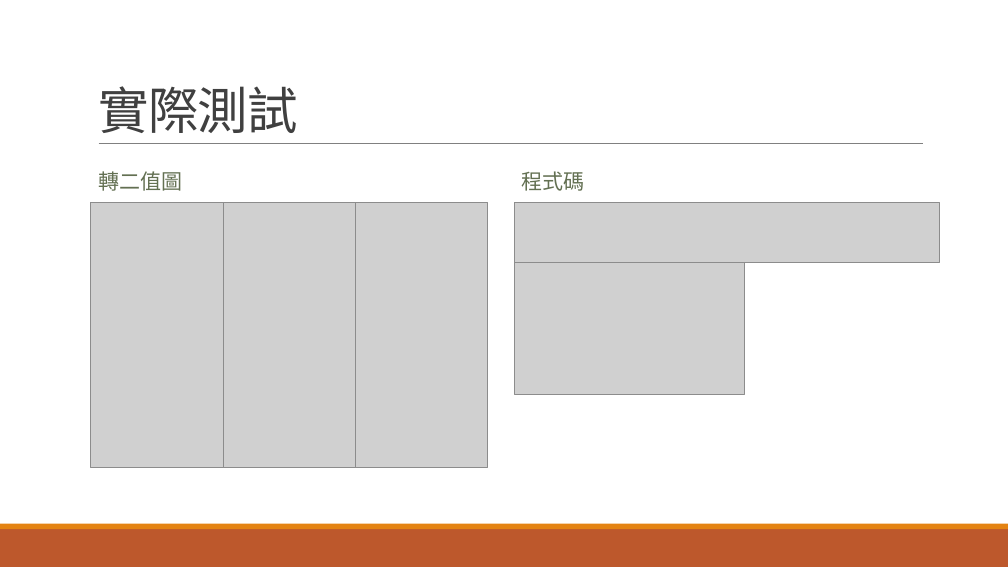
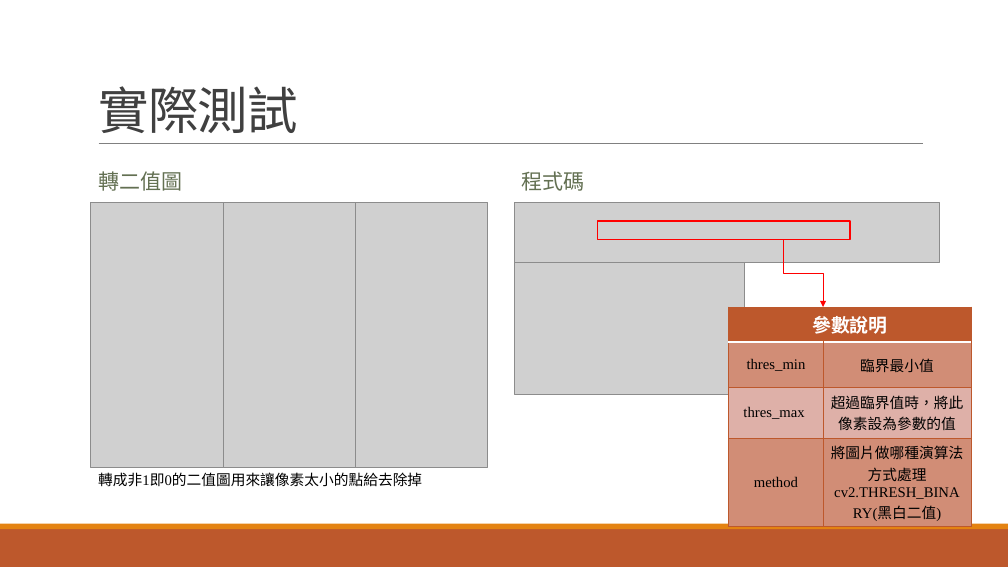
Before and after one commit to Sapphire0912/MyProgramming, a slide deck: slide 9 of Practice/圖片辨識/C108112102_何佳曄.pptx. Drawn at 1008x567 pixels with LibreOffice and Linux fonts; fonts in the diff are those of the drawing; grey boxes stand for pictures. Boxes give left, top, right and bottom in pixels: in the first picture for what was removed or moved away, otherwise in the second. Text is boxed around its words. In the diff, an @@ line names an element or a change of style, - is before the commit and + after.

```diff
--- a/Practice/圖片辨識/C108112102_何佳曄.pptx
+++ b/Practice/圖片辨識/C108112102_何佳曄.pptx
@@ rectangle added at (597,221,850,239), outline #FF0000 1.25 pt @@
@@ elbow arrow added from (784, 240) to (823, 307), #FF0000 1 pt @@
@@ table added at (729,307,972,525), 4 rows, 2 columns @@
+參數說明 | 
+thres_min | 臨界最小值
+thres_max | 超過臨界值時，將此像素設為參數的值
+method | 將圖片做哪種演算法方式處理 / cv2.THRESH_BINARY(黑白二值)
@@ text added at (98,472,422,487), 14 pt, text #000000 @@
+轉成非1即0的二值圖用來讓像素太小的點給去除掉
```
Also in this commit, not shown: 8 other slides changed, 11 other files.
